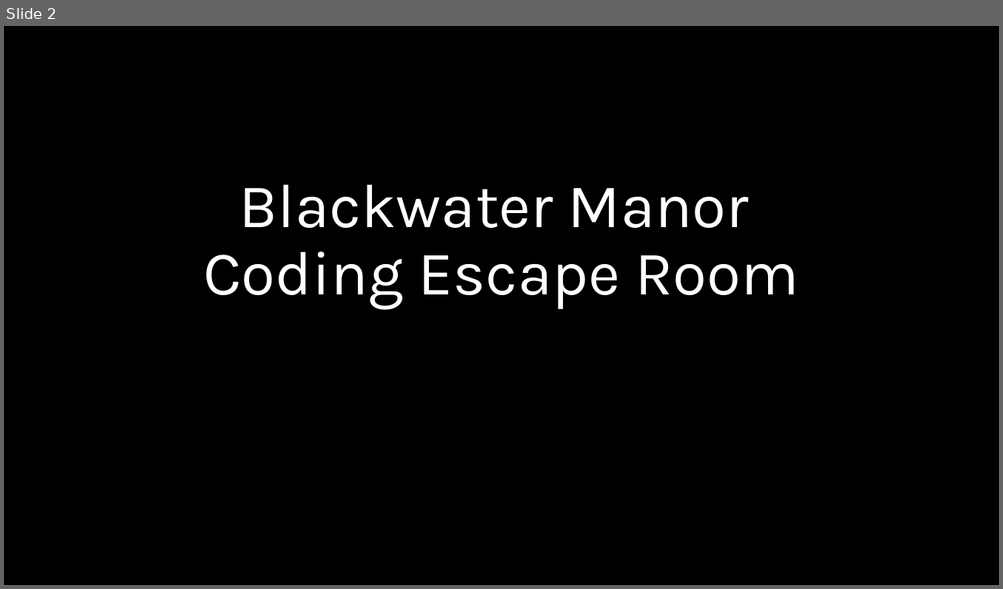
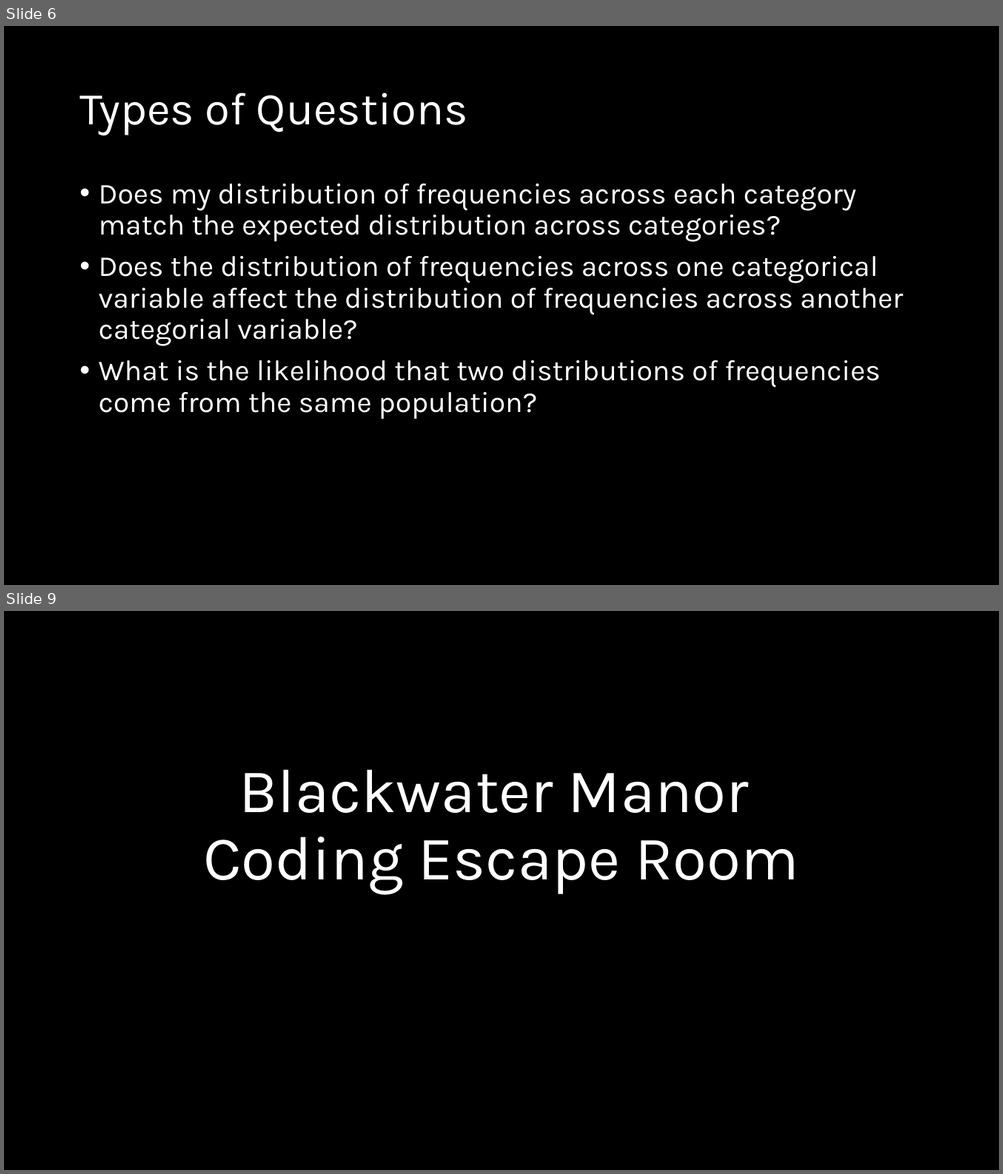
Before and after one commit to kmblincow/MES503Lab, a slide deck: Week 11/Lab 11 Halloween AnalysisofFrequencies.pptx. Shown one above the other, each under a label of ours: slide 2 before the commit, slides 6 and 9 after it; the slides between them are not shown. The pictures are 1003x589 and 1003x1174 pixels, drawn with LibreOffice and Linux fonts; fonts in the diff are those of the drawing. Boxes give left, top, right and bottom in pixels: in the first picture for what was removed or moved away, otherwise in the second. Text is boxed around its words. In the diff, an @@ line names an element or a change of style, - is before the commit and + after.

```diff
--- a/Week 11/Lab 11 Halloween AnalysisofFrequencies.pptx
+++ b/Week 11/Lab 11 Halloween AnalysisofFrequencies.pptx
@@ slide 6 added at box(4, 26, 999, 585), background #000000 @@
@@ title added at box(79, 93, 468, 136), 44 pt, text #FFFFFF @@
+Types of Questions
@@ text added at box(99, 184, 902, 420), 28 pt, text #FFFFFF @@
+• Does my distribution of frequencies across each category match the expected distribution across categories?
+• Does the distribution of frequencies across one categorical variable affect the distribution of frequencies across another categorial variable?
+• What is the likelihood that two distributions of frequencies come from the same population?
@@ what was slide 2 is now slide 9 @@
```
Also in this commit, not shown: 7 other slides added, 1 slide removed, 4 other files.
